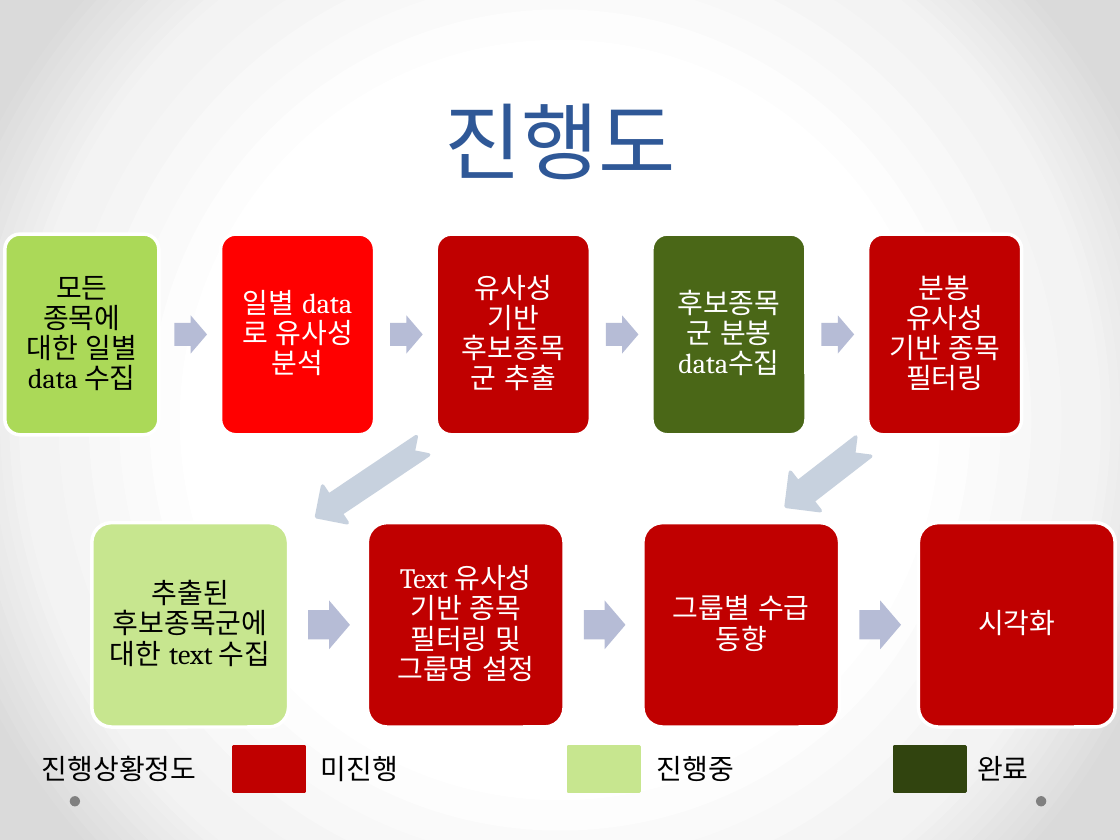
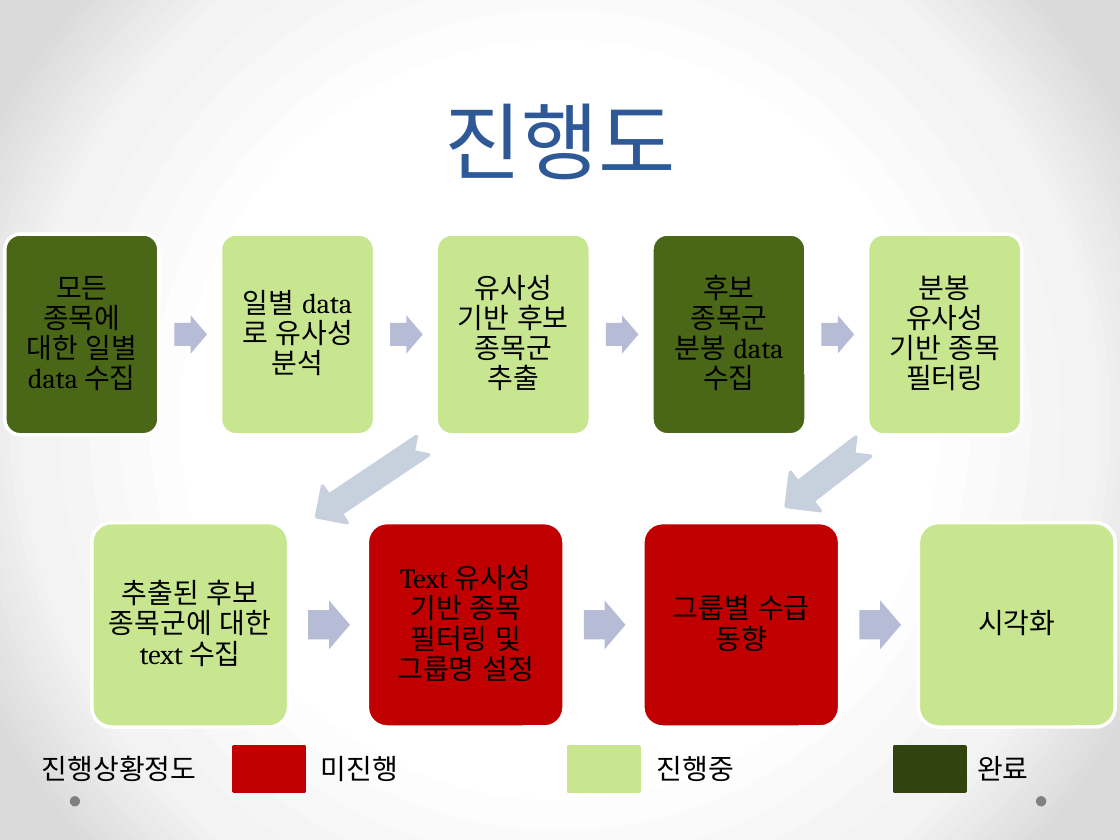
Before and after one commit to HyoDuck/Graduation_Project, a slide deck: slide 22 of pptx_folder/빅데이터를 활용한 주식종목 분석_5월 16일.pptx. Drawn at 1120x840 pixels with LibreOffice and Linux fonts; fonts in the diff are those of the drawing. Boxes give left, top, right and bottom in pixels: in the first picture for what was removed or moved away, otherwise in the second. Text is boxed around its words. In the diff, an @@ line names an element or a change of style, - is before the commit and + after.

Commit message:
분봉 주식 데이터 추가본

```diff
--- a/pptx_folder/빅데이터를 활용한 주식종목 분석_5월 16일.pptx
+++ b/pptx_folder/빅데이터를 활용한 주식종목 분석_5월 16일.pptx
@@ rounded rectangle at bbox=[4, 234, 159, 435]: fill #ABD958 to #4A6717 @@
@@ rounded rectangle at bbox=[221, 234, 375, 435]: fill #FF0000 to #C7E68F @@
@@ fill #C00000 to #C7E68F in 3 elements at bbox=[918, 523, 1116, 728], bbox=[437, 234, 591, 435], bbox=[868, 234, 1023, 435] @@
@@ text colour #FFFFFF to #000000 in 5 elements at bbox=[397, 565, 534, 681], bbox=[673, 595, 810, 651], bbox=[978, 610, 1055, 636], bbox=[243, 290, 353, 376], bbox=[889, 275, 1001, 391] @@
@@ text at bbox=[458, 275, 569, 391]: text changed; text colour #FFFFFF to #000000 @@
-유사성 기반 후보종목군 추출
+유사성 기반 후보 종목군 추출
@@ text at bbox=[674, 275, 767, 360]: text changed; text colour #FFFFFF to #000000 @@
-후보종목군 분봉 data수집
+후보 종목군 분봉 data수집
@@ text at bbox=[109, 579, 272, 667]: spaces changed @@
-추출된 후보종목군에 대한 text 수집
+추출된 후보 종목군에 대한 text 수집
```
